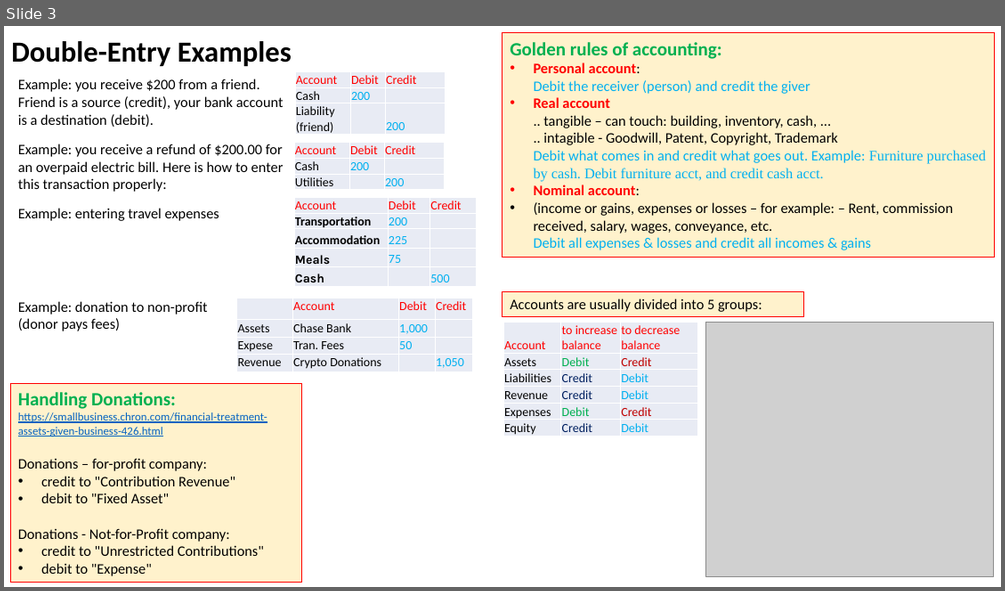
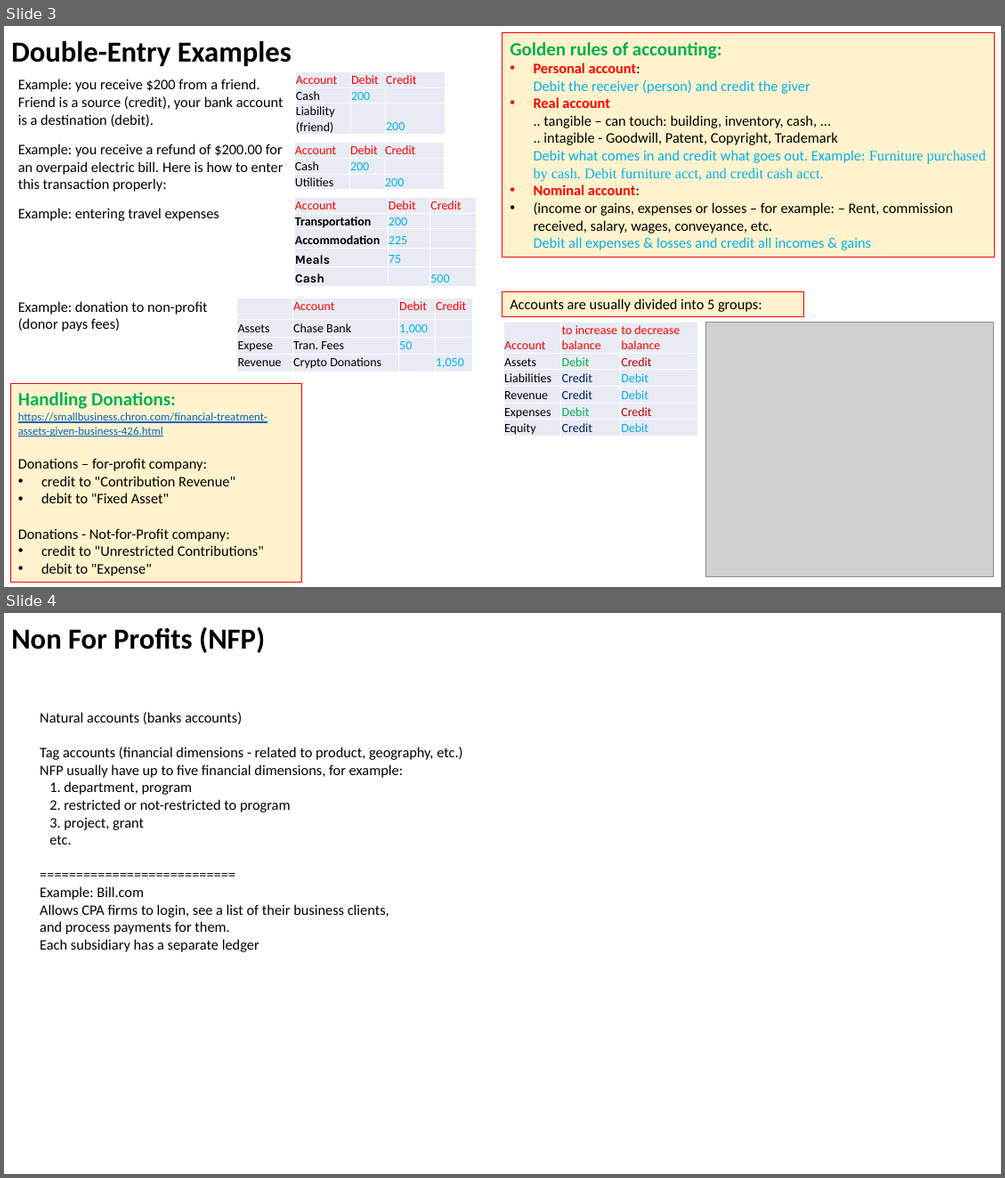
Before and after one commit to lselector/misc_life, a slide deck: accounting.pptx. Shown one above the other, each under a label of ours: slide 3 before the commit, slides 3 and 4 after it. The pictures are 1005x591 and 1005x1178 pixels, drawn with LibreOffice and Linux fonts; fonts in the diff are those of the drawing; grey boxes stand for pictures. Boxes give left, top, right and bottom in pixels: in the first picture for what was removed or moved away, otherwise in the second. Text is boxed around its words. In the diff, an @@ line names an element or a change of style, - is before the commit and + after.

```diff
--- a/accounting.pptx
+++ b/accounting.pptx
@@ slide 4 added at box(4, 613, 1001, 1174), background #FFFFFF @@
@@ text added at box(11, 627, 265, 653), 28 pt, text #000000, bold @@
+Non For Profits (NFP)
@@ text added at box(40, 712, 462, 952), 14 pt, text #000000 @@
+Natural accounts (banks accounts)
+Tag accounts (financial dimensions - related to product, geography, etc.)
+NFP usually have up to five financial dimensions, for example:
+1. department, program
+2. restricted or not-restricted to program
+3. project, grant
+etc.
+===========================
+Example: Bill.com
+Allows CPA firms to login, see a list of their business clients,
+and process payments for them.
+Each subsidiary has a separate ledger
```
Also in this commit, not shown: 2 slides changed, 2 other files.
